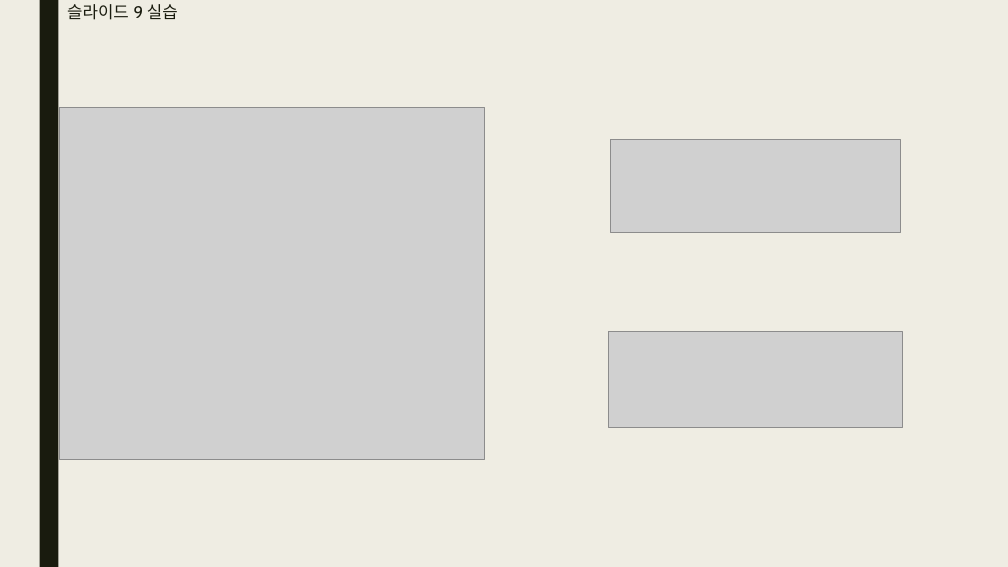
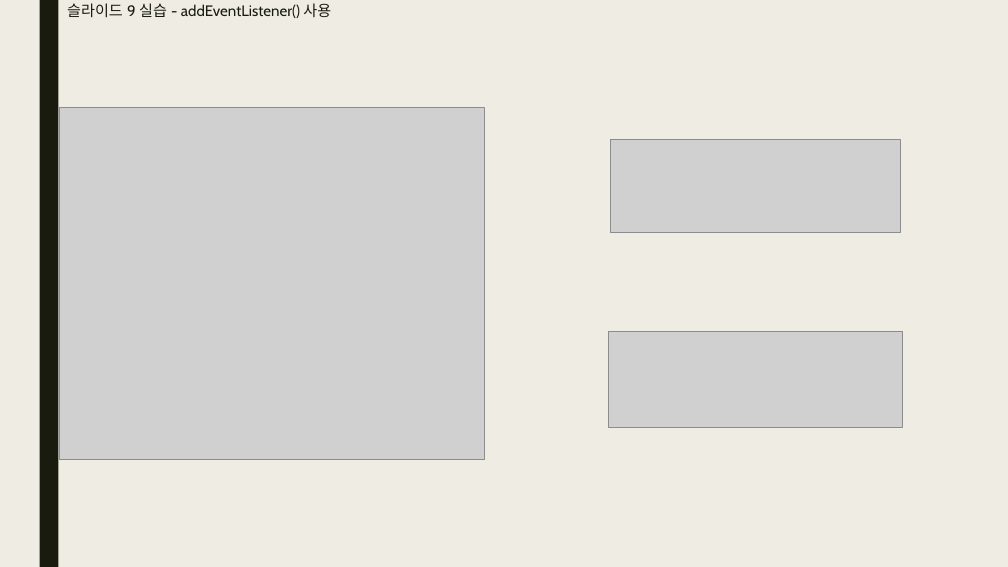
Before and after one commit to bino0130/politec-frontend, a slide deck: slide 4 of 기업업무 과제/기업업무 2강 과제(JavaScript 2) 남정현.pptx. Drawn at 1008x567 pixels with LibreOffice and Linux fonts; fonts in the diff are those of the drawing; grey boxes stand for pictures. Boxes give left, top, right and bottom in pixels: in the first picture for what was removed or moved away, otherwise in the second. Text is boxed around its words. In the diff, an @@ line names an element or a change of style, - is before the commit and + after.

```diff
--- a/기업업무 과제/기업업무 2강 과제(JavaScript 2) 남정현.pptx
+++ b/기업업무 과제/기업업무 2강 과제(JavaScript 2) 남정현.pptx
@@ title at <box>67,3,331,18</box>: text changed; size 16 to 14.4 pt @@
-슬라이드 9 실습
+슬라이드 9 실습 - addEventListener() 사용
```
Also in this commit, not shown: 12 other slides changed.
